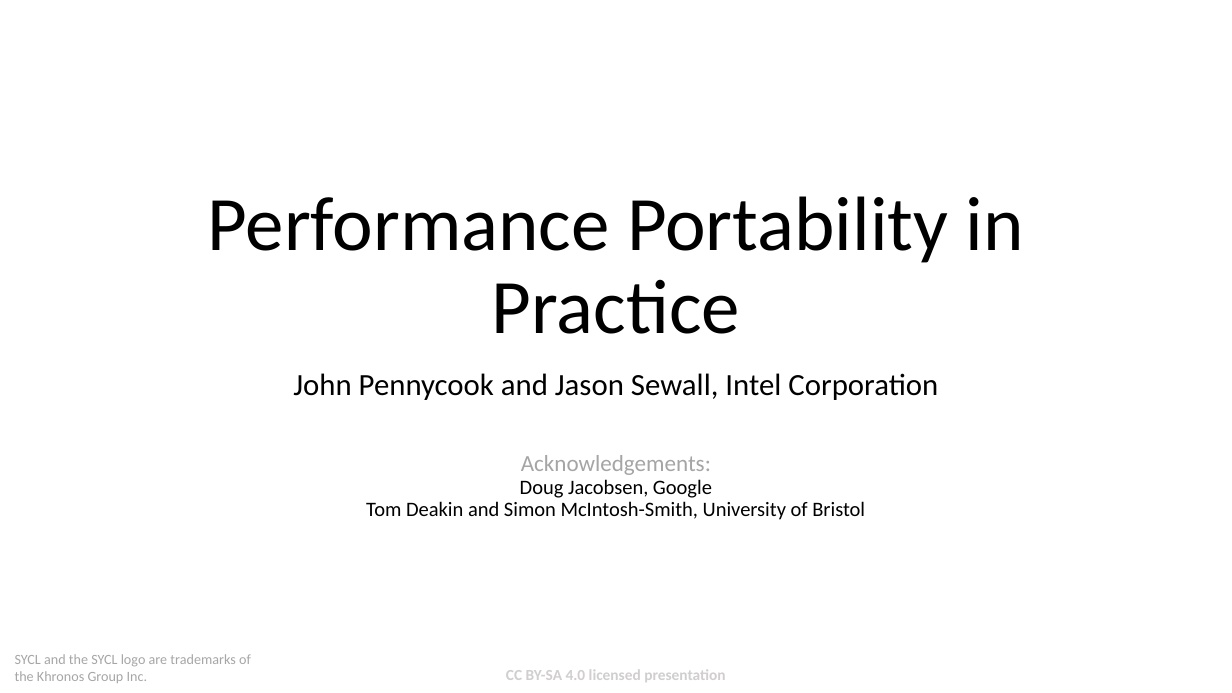
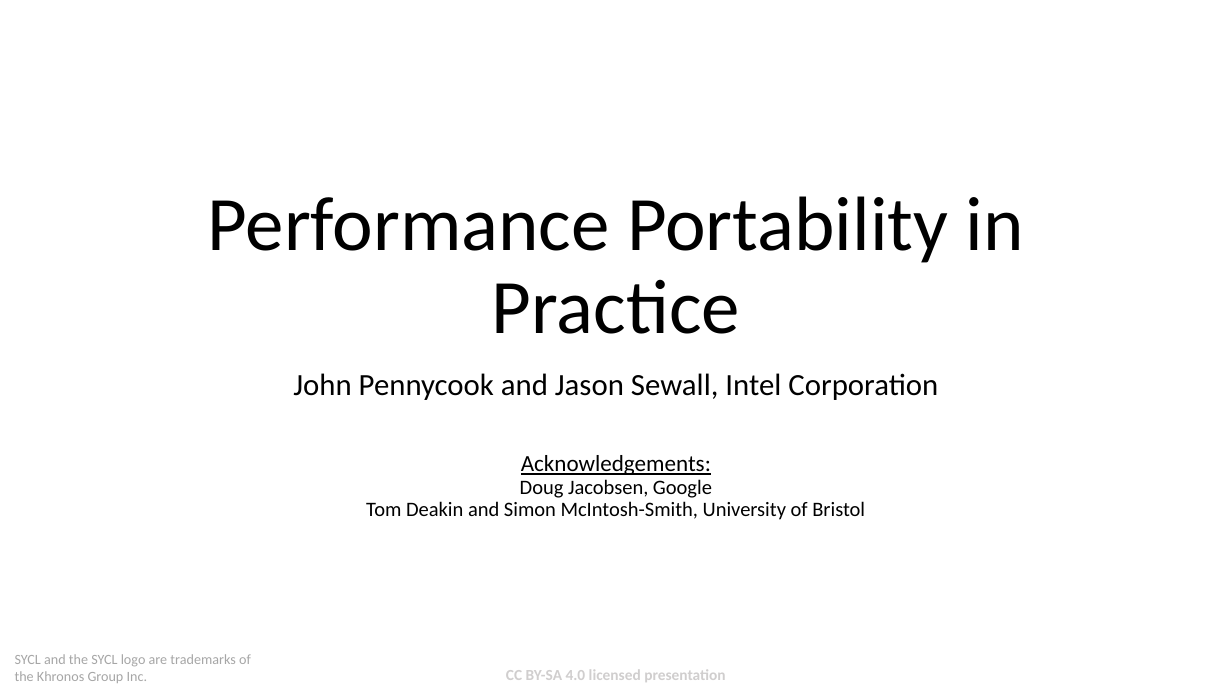
Before and after one commit to codeplaysoftware/syclacademy, a slide deck: slide 1 of Lesson_Materials/Lecture_18B_Think_Performance_Portable/Lecture_18B_Think_Performance_Portable.pptx. Drawn at 1232x693 pixels with LibreOffice and Linux fonts; fonts in the diff are those of the drawing; background and template pictures are left out. Boxes give left, top, right and bottom in pixels: in the first picture for what was removed or moved away, otherwise in the second. Text is boxed around its words. In the diff, an @@ line names an element or a change of style, - is before the commit and + after.

Commit message:
final perf portability presentation

```diff
--- a/Lesson_Materials/Lecture_18B_Think_Performance_Portable/Lecture_18B_Think_Performance_Portable.pptx
+++ b/Lesson_Materials/Lecture_18B_Think_Performance_Portable/Lecture_18B_Think_Performance_Portable.pptx
@@ subtitle at [366,455,865,520]: text colour #A5A5A5 to #000000, underline on in "Acknowledgements:" @@
```
Also in this commit, not shown: 10 other slides changed, 1 other file.
